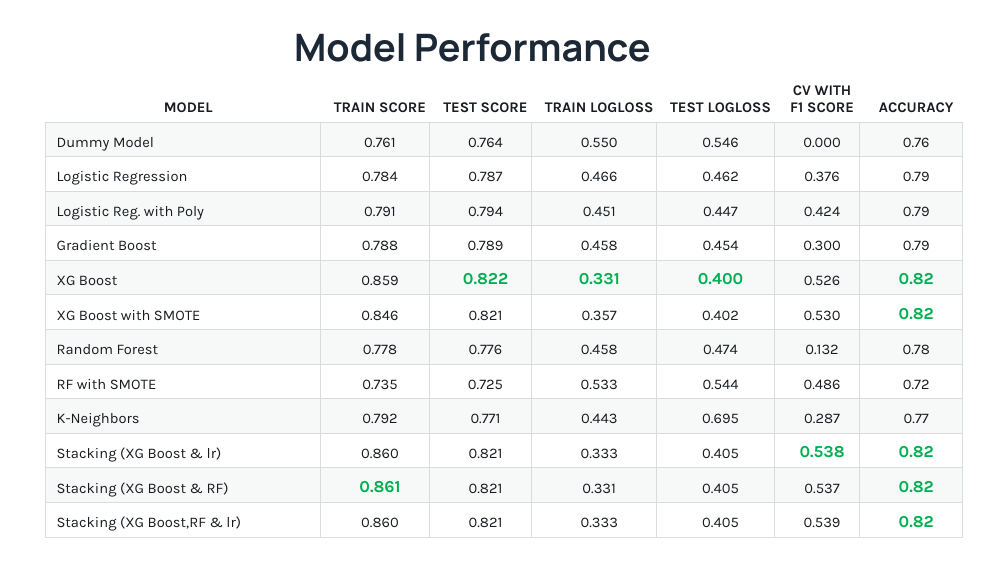
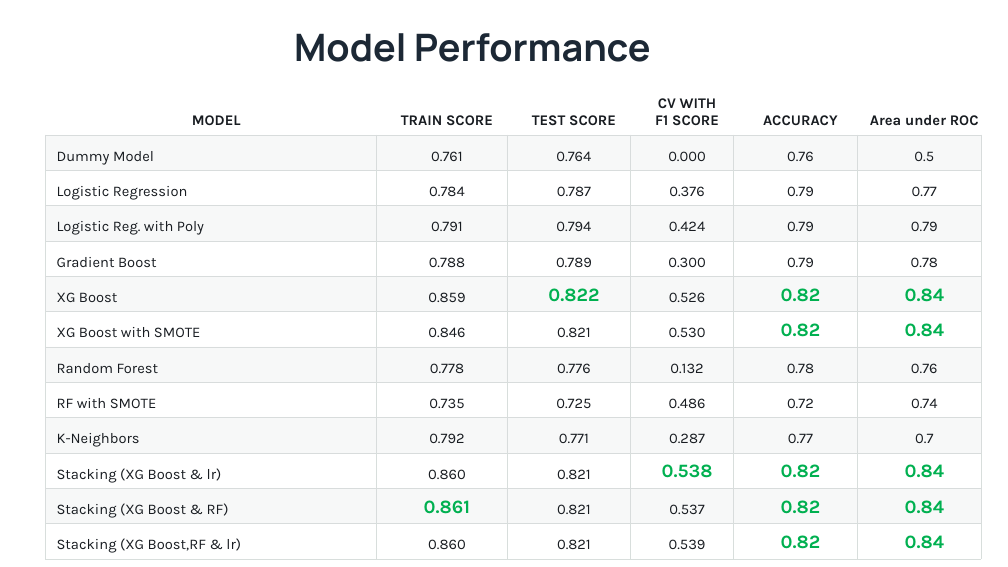
Before and after one commit to yasiSriLanka/dsc-capstone-Creditworthiness-of-Borrowers-prediction, a slide deck: slide 6 of Machine Learning Model - DefaultShield.pptx. Drawn at 1008x567 pixels with LibreOffice and Linux fonts; fonts in the diff are those of the drawing. Boxes give left, top, right and bottom in pixels: in the first picture for what was removed or moved away, otherwise in the second. Text is boxed around its words. In the diff, an @@ line names an element or a change of style, - is before the commit and + after.

```diff
--- a/Machine Learning Model - DefaultShield.pptx
+++ b/Machine Learning Model - DefaultShield.pptx
@@ table at (x1=45, y1=70, x2=982, y2=559) @@
-column 4: TRAIN LOGLOSS | 0.550 | 0.466 | 0.451 | 0.458 | 0.331 | 0.357 | 0.458 | 0.533 | 0.443 | 0.333 | 0.331 | 0.333
-column 5: TEST LOGLOSS | 0.546 | 0.462 | 0.447 | 0.454 | 0.400 | 0.402 | 0.474 | 0.544 | 0.695 | 0.405 | 0.405 | 0.405
+column 6: Area under ROC | 0.5 | 0.77 | 0.79 | 0.78 | 0.84 | 0.84 | 0.76 | 0.74 | 0.7 | 0.84 | 0.84 | 0.84
@@ table resized from (x1=45, y1=70, x2=963, y2=537) to (x1=45, y1=70, x2=982, y2=559) @@
```
Also in this commit, not shown: 3 other slides changed, 1 slide added, 1 other file.
